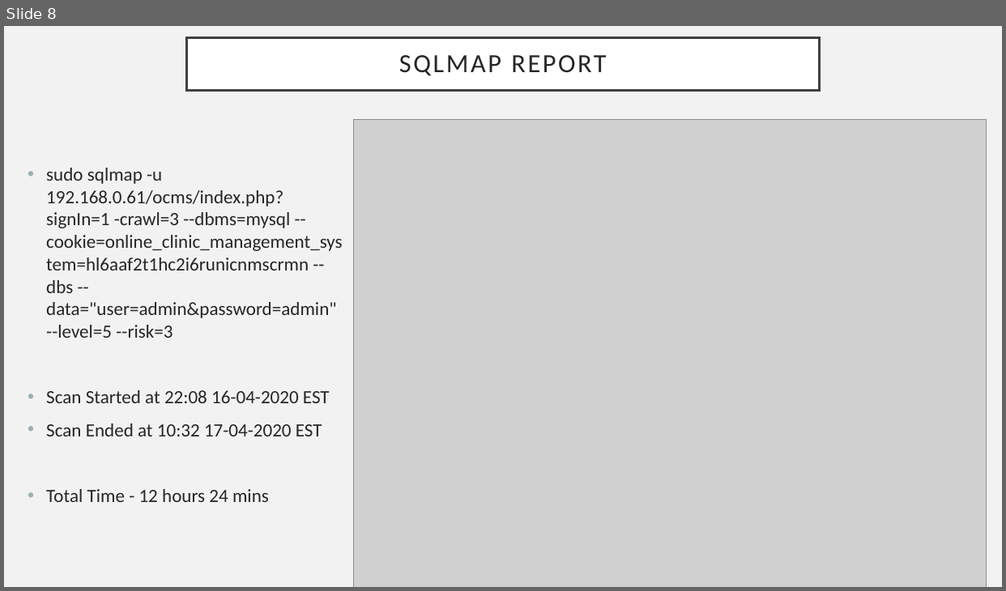
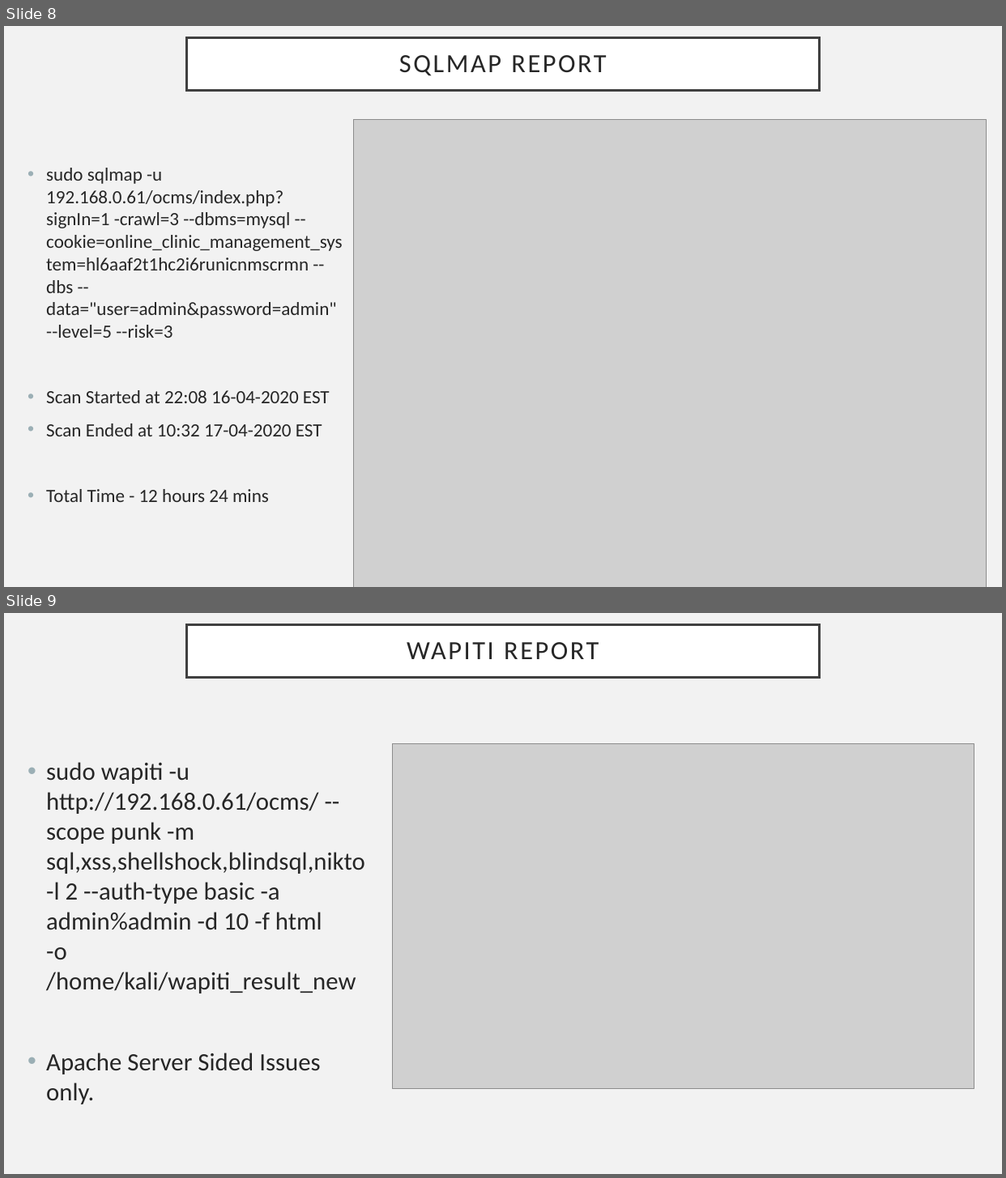
Before and after one commit to ar4f4t/INSE-6140-Project, a slide deck: Presentation Slides/Presentation Slide.pptx. Shown one above the other, each under a label of ours: slide 8 before the commit, slides 8 and 9 after it. The pictures are 1006x591 and 1006x1178 pixels, drawn with LibreOffice and Linux fonts; fonts in the diff are those of the drawing; grey boxes stand for pictures. Boxes give left, top, right and bottom in pixels: in the first picture for what was removed or moved away, otherwise in the second. Text is boxed around its words. In the diff, an @@ line names an element or a change of style, - is before the commit and + after.

Commit message:
Slide Done

```diff
--- a/Presentation Slides/Presentation Slide.pptx
+++ b/Presentation Slides/Presentation Slide.pptx
@@ slide 9 added at (4, 613, 1002, 1174), background #F2F2F2 @@
@@ title added at (187, 625, 819, 677), fill #FFFFFF, outline #404040 2.5 pt, 25.2 pt, text #262626 @@
+WAPITI REPORT
@@ picture added at (393, 744, 974, 1088) @@
@@ text added at (46, 762, 365, 1105), 24 pt, text #262626 @@
+• sudo wapiti -u http://192.168.0.61/ocms/ --scope punk -m sql,xss,shellshock,blindsql,nikto -l 2 --auth-type basic -a admin%admin -d 10 -f html -o /home/kali/wapiti_result_new
+• Apache Server Sided Issues only.
```
